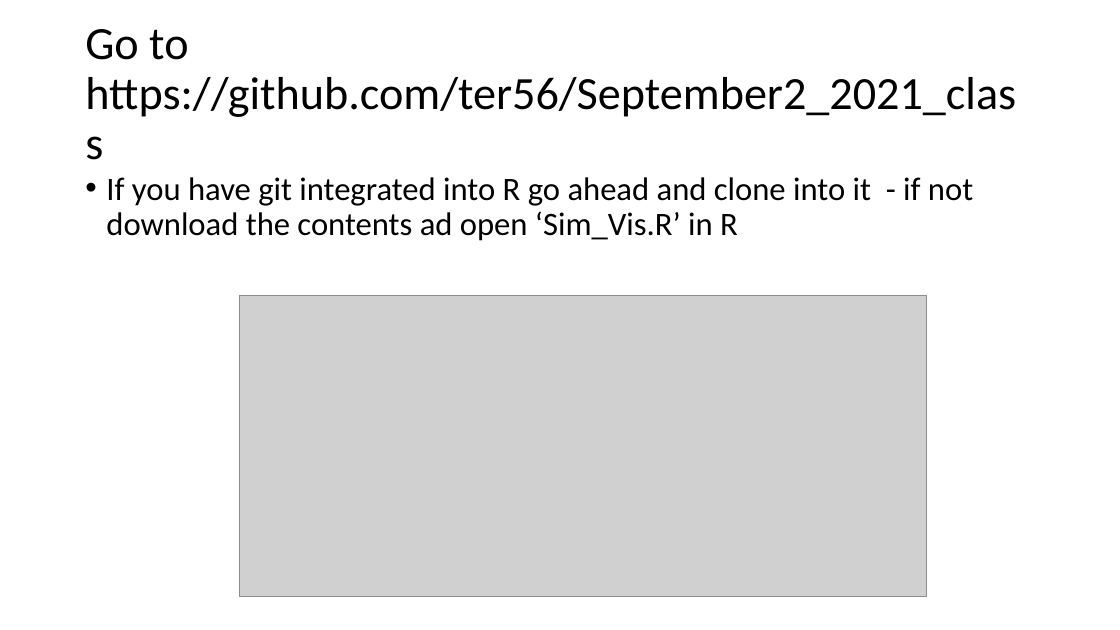
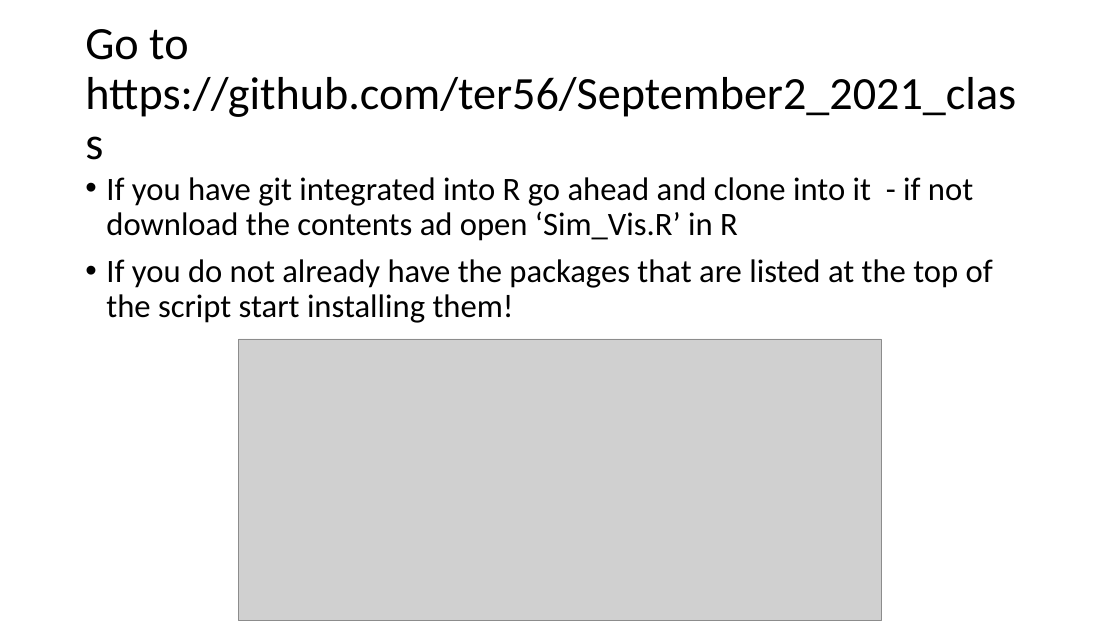
Before and after one commit to ter56/September2_2021_class, a slide deck: slide 1 of AdditiveModels_9_2_2021.pptx. Drawn at 1120x630 pixels with LibreOffice and Linux fonts; fonts in the diff are those of the drawing; grey boxes stand for pictures. Boxes give left, top, right and bottom in pixels: in the first picture for what was removed or moved away, otherwise in the second. Text is boxed around its words. In the diff, an @@ line names an element or a change of style, - is before the commit and + after.

```diff
--- a/AdditiveModels_9_2_2021.pptx
+++ b/AdditiveModels_9_2_2021.pptx
@@ text at <box>106,259,993,323</box>: paragraph added @@
+• If you do not already have the packages that are listed at the top of the script start installing them!
@@ picture: place and size @@
-picture at <box>239,296,926,597</box>
+picture at <box>239,339,881,621</box>
```
Also in this commit, not shown: 4 other slides changed, 1 slide removed, 1 other file.
